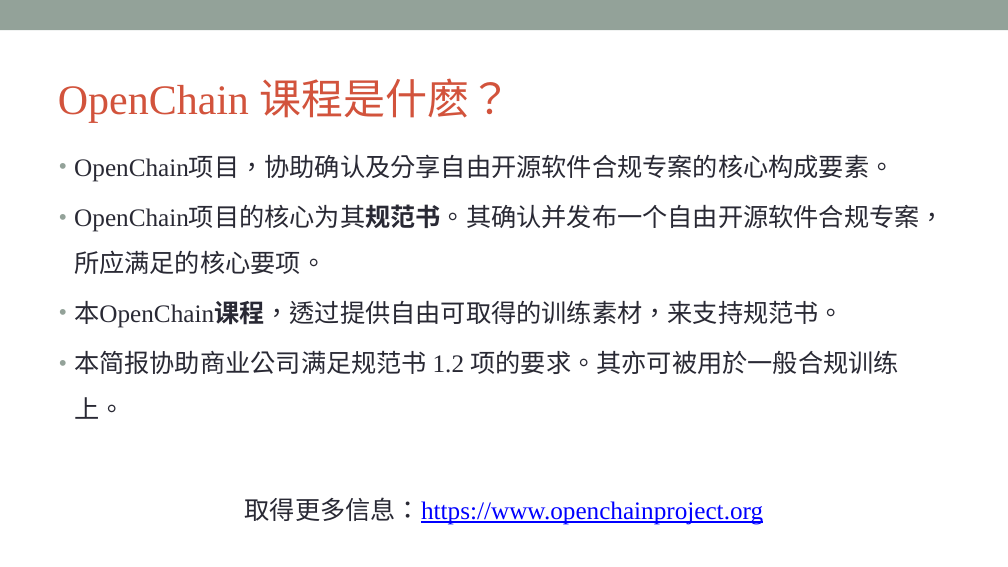
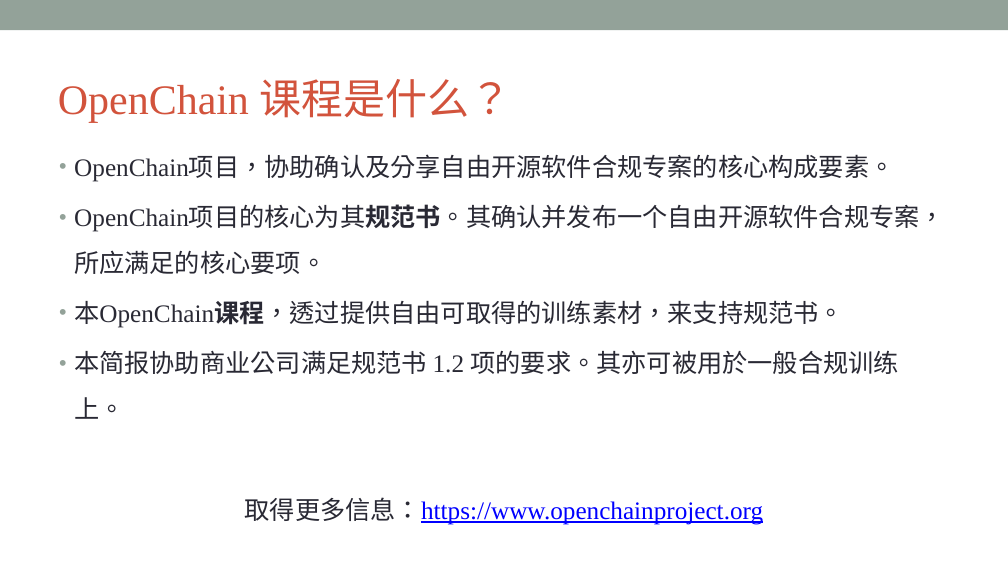
Before and after one commit to OpenChain-Project/Curriculum-Translation-zh-Hans, a slide deck: slide 2 of openchain-curriculum-for-1-1_Simplified Chinese.pptx. Drawn at 1008x567 pixels with LibreOffice and Linux fonts; fonts in the diff are those of the drawing; background and template pictures are left out. Boxes give left, top, right and bottom in pixels: in the first picture for what was removed or moved away, otherwise in the second. Text is boxed around its words. In the diff, an @@ line names an element or a change of style, - is before the commit and + after.

Commit message:
update ppt to replace 什麽 to 什么

```diff
--- a/openchain-curriculum-for-1-1_Simplified Chinese.pptx
+++ b/openchain-curriculum-for-1-1_Simplified Chinese.pptx
@@ title at (58, 79, 512, 122): text changed @@
-OpenChain 课程是什麽？
+OpenChain 课程是什么？
```
Also in this commit, not shown: 11 other slides changed.
